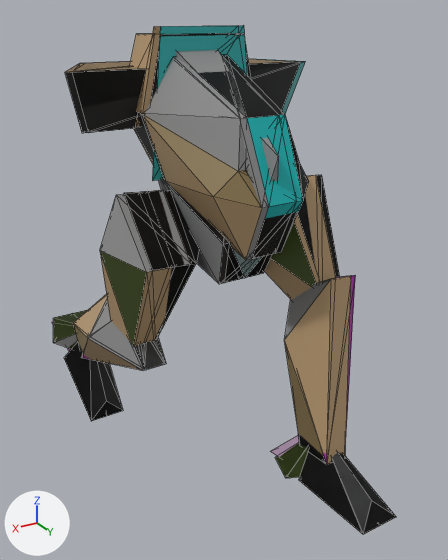
The glTF model base/tr_talon.glb as it was, and as the next commit left it.
Both versions are drawn from a 50 mm lens placed at (4.35, 8.48, 6.82), pointed at (-0.36, 0.63, 2.89). Every picture has the same lights, and +X, +Y and +Z are marked at lower left. The picture after the commit comes second. Mesh edges are drawn as thin lines. Where no turn or scale is listed for an object, it has been applied to the vertices.

In view in the first picture: 'Left_Calf3', 'Left_Foot1', 'Left_Leg2', 'Left_PodA4', 'Pelvis2', 'Right_Foot1', 'Right_Leg0', 'Right_Leg2', 'Right_Pod1', 'head', 'head1', 'head2' and 23 more.
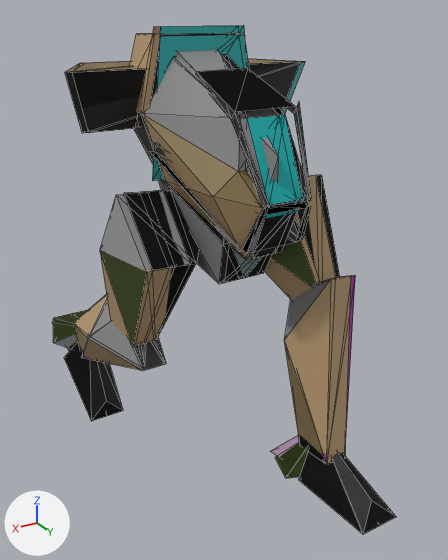
Pixel boxes [x1, y1, x2, y2] of what changed, in the pictures (448 x 560 px):
```json
{"object": "cockpit", "change": "now drawn", "after": [150, 68, 311, 254]}
```

Scene script edits in JSON lines:
```json
{"op": "add", "block": "mat_tr_talon_4", "code": ["mat_tr_talon_4 = principled_material('tr_talon.4')", "mat_tr_talon_4.base_color = (0.445, 0.445, 0.445)  # grey #b2b2b2"]}
{"op": "add", "block": "me_cockpit", "code": ["me_cockpit = bpy.data.meshes.new('cockpit')", "me_cockpit.from_pydata(...)  # 40 vertices, 48 faces; spans x -1.02..1.01, y -1.26..0.76, z -1.08..1.14", "me_cockpit.materials.append(mat_tr_talon_4)  # grey #b2b2b2"]}
{"op": "set", "path": "ob_cockpit", "old": "bpy.data.objects.new('cockpit', None)", "new": "bpy.data.objects.new('cockpit', me_cockpit)"}
```
